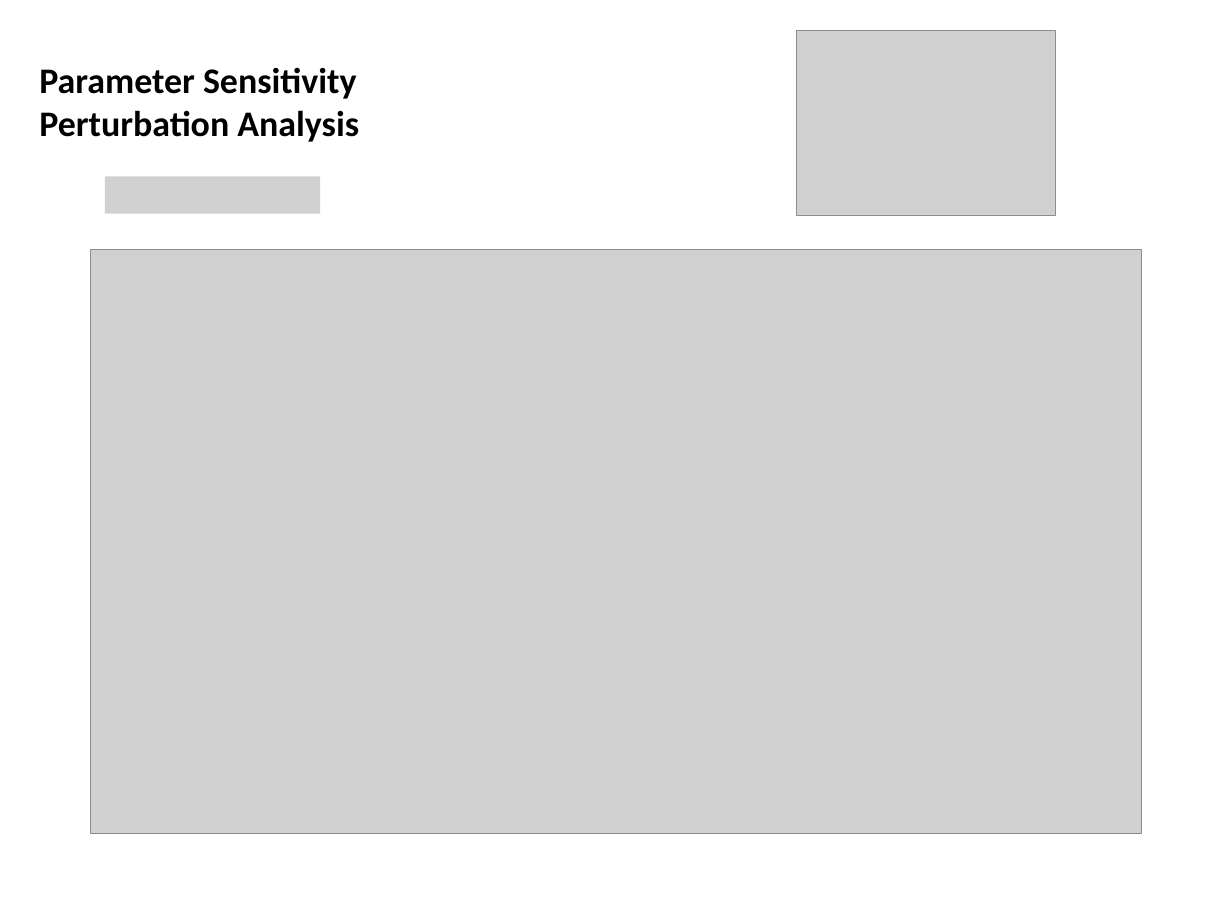
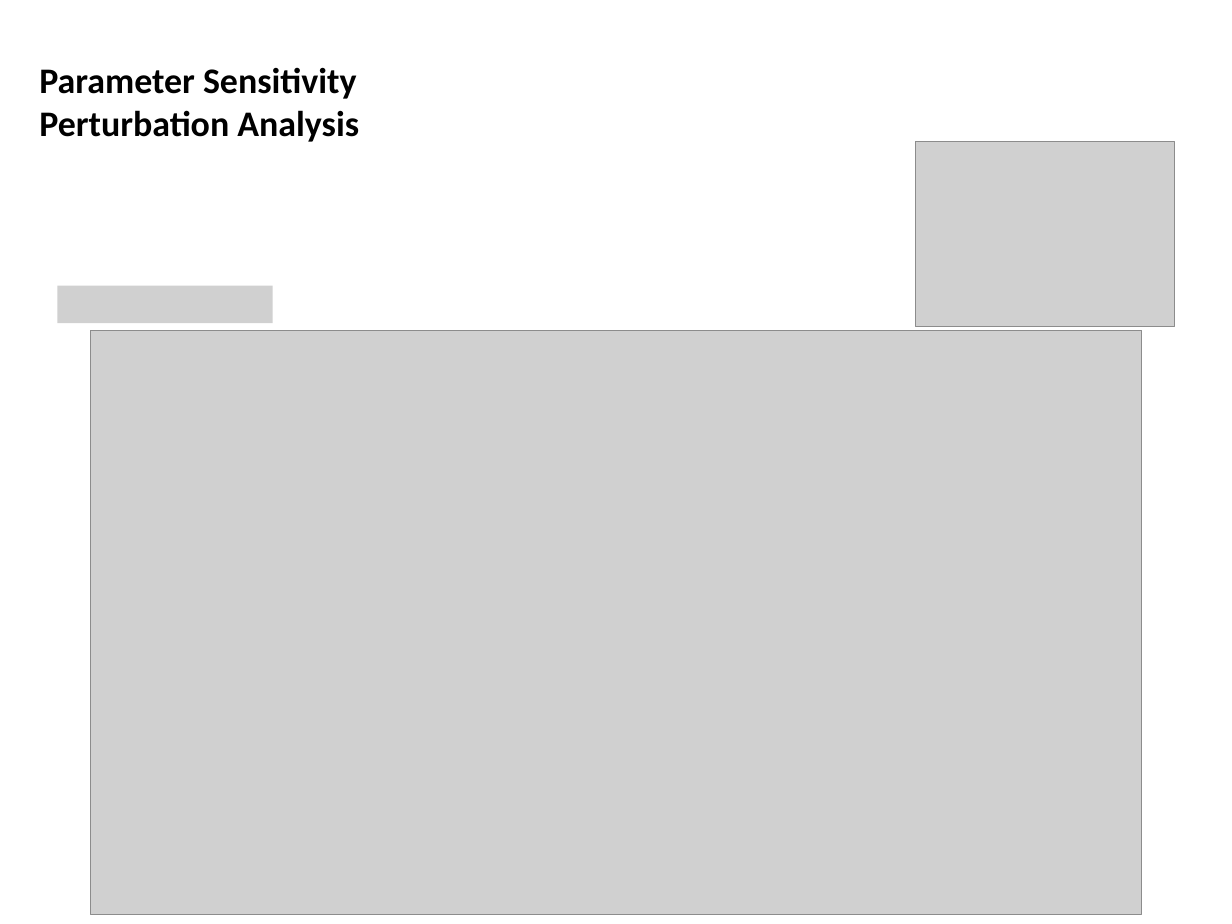
Before and after one commit to Tigerrr07/GNN-tiger, a slide deck: slide 10 of 2_node2vec/node2vec.pptx (slide 8 before the commit). Drawn at 1232x924 pixels with LibreOffice and Linux fonts; fonts in the diff are those of the drawing; grey boxes stand for pictures. Boxes give left, top, right and bottom in pixels: in the first picture for what was removed or moved away, otherwise in the second. Text is boxed around its words. In the diff, an @@ line names an element or a change of style, - is before the commit and + after.

```diff
--- a/2_node2vec/node2vec.pptx
+++ b/2_node2vec/node2vec.pptx
@@ picture: place and size @@
-picture at bbox=[797, 30, 1055, 215]
+picture at bbox=[916, 142, 1175, 327]
@@ picture removed at bbox=[105, 177, 321, 213] @@
@@ picture added at bbox=[57, 286, 273, 323] @@
@@ picture: place and size @@
-picture at bbox=[90, 250, 1141, 834]
+picture at bbox=[90, 330, 1141, 914]
```
Also in this commit, not shown: 2 other slides changed, 6 slides added, 3 slides removed, 3 other files.
